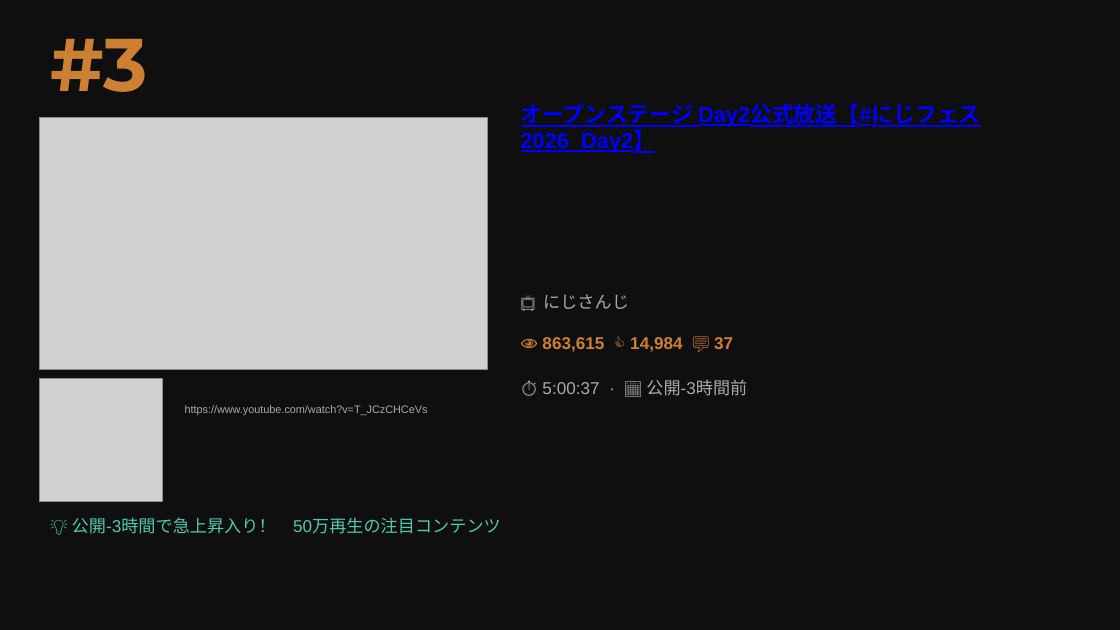
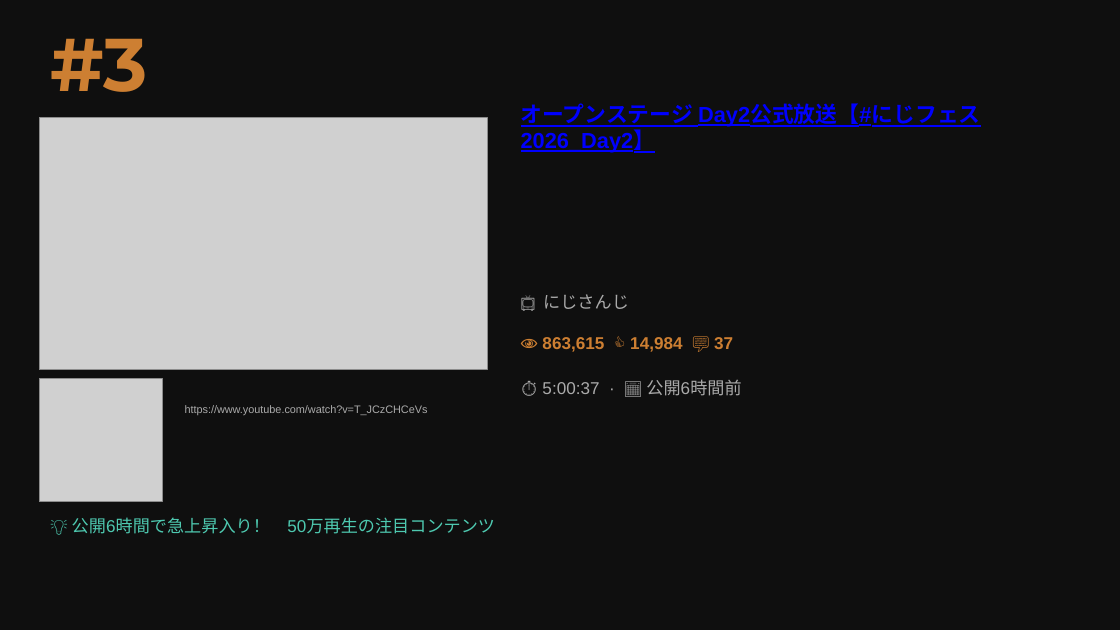
Before and after one commit to asaneasaburo0910-hub/youtube-crawler, a slide deck: slide 9 of youtube_ranking_20260517.pptx. Drawn at 1120x630 pixels with LibreOffice and Linux fonts; fonts in the diff are those of the drawing; grey boxes stand for pictures. Boxes give left, top, right and bottom in pixels: in the first picture for what was removed or moved away, otherwise in the second. Text is boxed around its words. In the diff, an @@ line names an element or a change of style, - is before the commit and + after.

```diff
--- a/youtube_ranking_20260517.pptx
+++ b/youtube_ranking_20260517.pptx
@@ text at (542,379,741,396): text changed @@
-⏱ 5:00:37 · 📅 公開-3時間前
+⏱ 5:00:37 · 📅 公開6時間前
@@ text at (72,518,495,534): text changed @@
-💡 公開-3時間で急上昇入り！ 50万再生の注目コンテンツ
+💡 公開6時間で急上昇入り！ 50万再生の注目コンテンツ
```
Also in this commit, not shown: 9 other slides changed.
